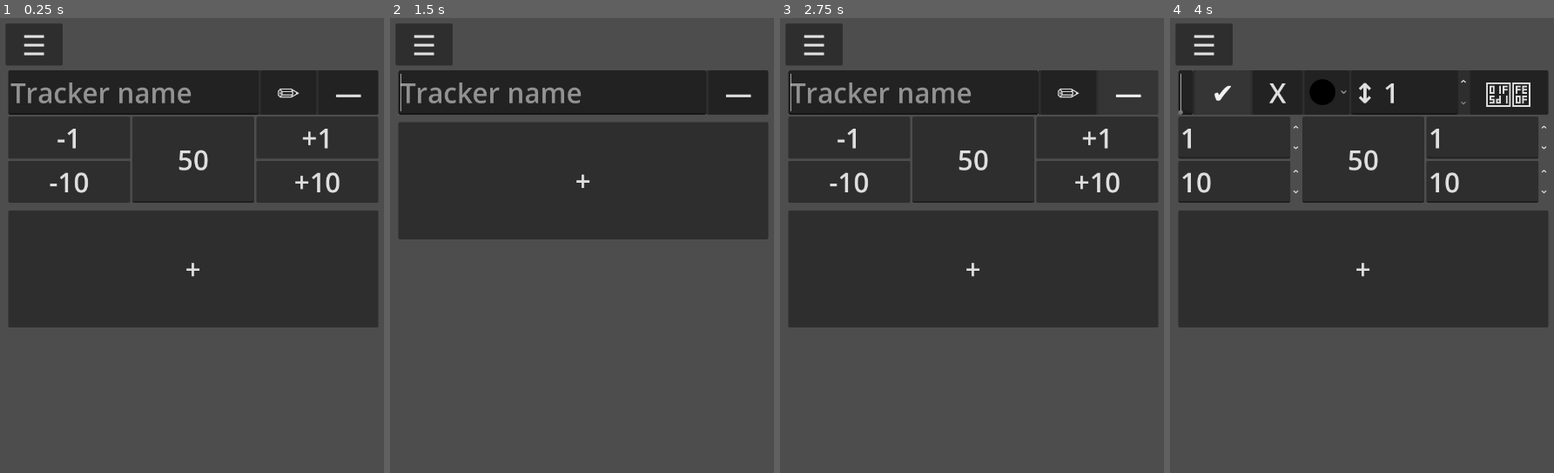
Above: before the commit, frames 1-4 (left to right).
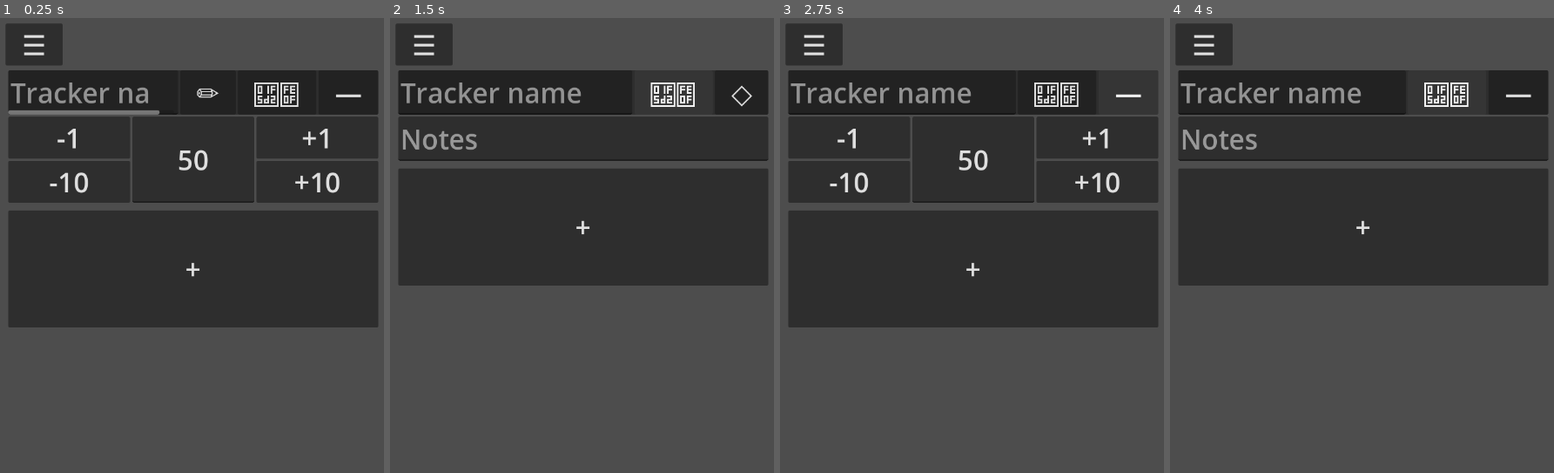
Above: after the commit, the same moments.

Repository: 4Robato/track-your-counters
Game: Godot game, scene res://UI/main.tscn
The game is run twice, just before and just after one commit, with the same random seed, the same clock (stepped at 60 frames per second) and the same inputs. The engine's default icon, where the game draws it, is replaced by a stand-in: a white triangle on a blue panel in a dark square.
Inputs (mouse positions are in pixels of both pictures, inside the frame that each line leads up to):
- Up to frame 1 (0.25 s): no input
- Up to frame 2 (1.5 s): click "—" at 0.5 s; click (674, 90) at 1.25 s, where only the run after the commit has a clickable "🗒️"
- Up to frame 3 (2.75 s): click "—" (after the commit: "◇") at 2 s
- Up to frame 4 (4 s): click "☰" at 2.75 s; click (1458, 90) at 3.5 s, where only the run before the commit has a clickable "✏️"

The runs differ from the first frame. In frame 1, 1.0% of the frame differs, in the area x 2-79%, y 14-22%; in frame 2, 13%; in frame 3, 0.4%; in frame 4, 16%, in the area x 2-99%, y 11-69%.

Commit message:
Note taking
added the feature to take notes

Diff:
--- a/UI/tracker.gd
+++ b/UI/tracker.gd
@@ -24,6 +24,10 @@
 @onready var line_editp_2: SpinBox = $VBoxContainer/HBoxContainer/plus/LineEditp2
 
 @onready var color_button: OptionButton = $VBoxContainer/PanelContainer/HBoxContainer/ColorButton
+@onready var notes_button: Button = $VBoxContainer/PanelContainer/HBoxContainer/NotesButton
+
+@onready var notes: TextEdit = $VBoxContainer/Notes
+
 
 @export var minus_low : int
 @export var minus_high : int
@@ -33,6 +37,8 @@
 var icon_test = preload("res://assets/icon.svg")
 
 var edit_mode : bool = false
+var is_minimized : bool = false
+var notes_mode : bool = false
 
 var style_box = StyleBoxFlat.new()
 var current_color : int = 0
@@ -78,10 +84,31 @@
 	self.queue_free()
 
 func _on_minimize_pressed() -> void:
-	edit.visible = !edit.visible
-	h_box_container.visible = !h_box_container.visible
-	h_box_container.size_flags_vertical = !h_box_container.size_flags_vertical
-	self.size_flags_vertical = !self.size_flags_vertical
+	if !is_minimized:
+		minimize.text = "  ◇  "
+	else:
+		minimize.text = "  —  "
+
+	if notes_mode and !is_minimized:
+		notes.visible = false
+		is_minimized = true
+		notes_mode = false
+	elif notes_mode and is_minimized:
+		notes.visible = false
+		is_minimized = false
+		notes_mode = false
+
+		h_box_container.visible = !h_box_container.visible
+		h_box_container.size_flags_vertical = !h_box_container.size_flags_vertical
+		self.size_flags_vertical = !self.size_flags_vertical
+	elif !notes_mode:
+		edit.visible = !edit.visible
+
+		h_box_container.visible = !h_box_container.visible
+		h_box_container.size_flags_vertical = !h_box_container.size_flags_vertical
+		self.size_flags_vertical = !self.size_flags_vertical
+
+		is_minimized = !is_minimized
 
 func _on_tracker_value_text_submitted(new_text: String) -> void:
 	tracker_value.text = str(int(new_text))
@@ -99,6 +126,8 @@
 	close.visible = !close.visible
 
 	color_button.visible = !color_button.visible
+
+	notes_button.visible = !notes_button.visible
 
 	line_editm_1.visible = !line_editm_1.visible
 	line_editm_2.visible = !line_editm_2.visible
@@ -227,3 +256,17 @@
 	var img = icon.get_image()
 	img.resize(_size, _size, Image.INTERPOLATE_LANCZOS)
 	return ImageTexture.create_from_image(img)
+
+func _on_notes_button_pressed() -> void:
+	if notes_mode and !is_minimized:
+		notes.visible = false
+		edit.visible = true
+		h_box_container.visible = true
+	elif notes_mode and is_minimized:
+		notes.visible = false
+	elif !notes_mode:
+		notes.visible = true
+		edit.visible = false
+		h_box_container.visible = false
+
+	notes_mode = !notes_mode
--- a/UI/tracker.tscn
+++ b/UI/tracker.tscn
@@ -57,6 +57,12 @@
 focus_mode = 0
 theme = ExtResource("2_oxxdj")
 text = "  ✏️  "
+
+[node name="NotesButton" type="Button" parent="VBoxContainer/PanelContainer/HBoxContainer"]
+layout_mode = 2
+focus_mode = 0
+theme = ExtResource("2_oxxdj")
+text = "  🗒️  "
 
 [node name="Cancel" type="Button" parent="VBoxContainer/PanelContainer/HBoxContainer"]
 visible = false
@@ -119,6 +125,14 @@
 theme = ExtResource("2_oxxdj")
 text = "  🗑️  "
 
+[node name="Notes" type="TextEdit" parent="VBoxContainer"]
+visible = false
+layout_mode = 2
+mouse_filter = 1
+theme = ExtResource("2_oxxdj")
+placeholder_text = "Notes"
+scroll_fit_content_height = true
+
 [node name="HBoxContainer" type="HBoxContainer" parent="VBoxContainer"]
 layout_mode = 2
 size_flags_vertical = 3
@@ -210,6 +224,7 @@
 text = "+10"
 
 [connection signal="pressed" from="VBoxContainer/PanelContainer/HBoxContainer/Edit" to="." method="_on_edit_pressed"]
+[connection signal="pressed" from="VBoxContainer/PanelContainer/HBoxContainer/NotesButton" to="." method="_on_notes_button_pressed"]
 [connection signal="pressed" from="VBoxContainer/PanelContainer/HBoxContainer/Cancel" to="." method="_on_cancel_pressed"]
 [connection signal="item_selected" from="VBoxContainer/PanelContainer/HBoxContainer/ColorButton" to="." method="_on_color_button_item_selected"]
 [connection signal="pressed" from="VBoxContainer/PanelContainer/HBoxContainer/minimize" to="." method="_on_minimize_pressed"]
